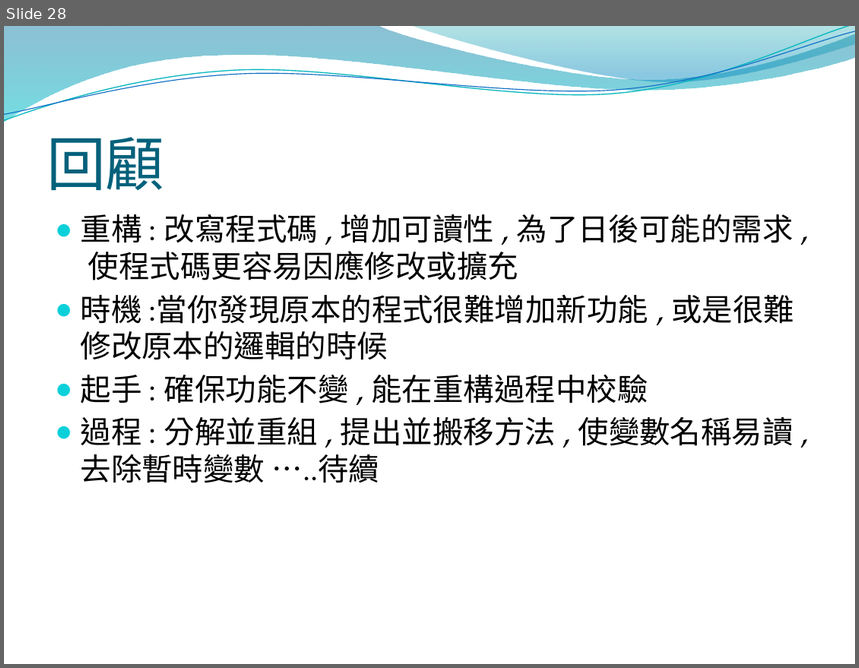
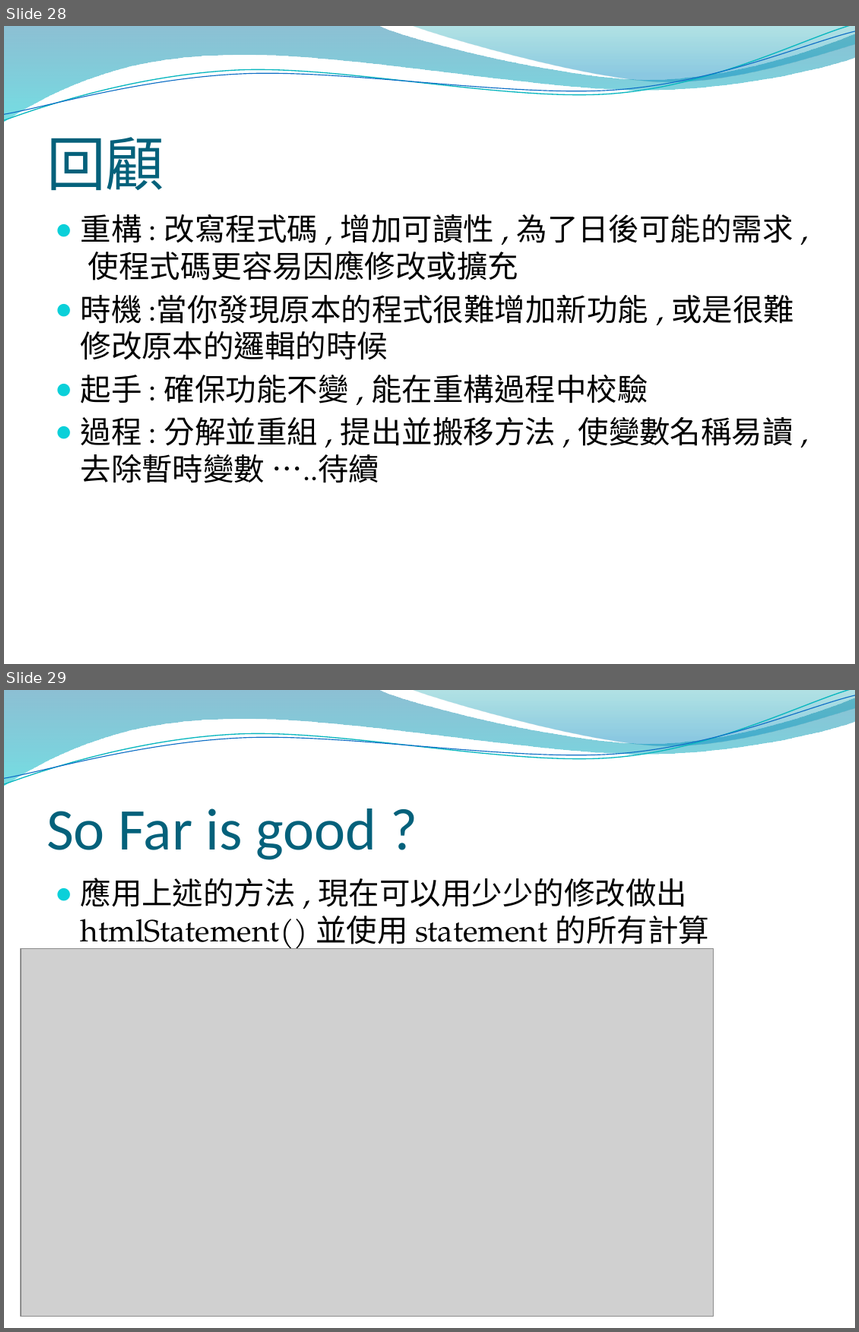
Before and after one commit to DavidLai0927/Assignment, a slide deck: Refactoring/Refactoring 0~1.3.pptx. Shown one above the other, each under a label of ours: slide 28 before the commit, slides 28 and 29 after it. The pictures are 859x668 and 859x1332 pixels, drawn with LibreOffice and Linux fonts; fonts in the diff are those of the drawing; grey boxes stand for pictures; background and template pictures are left out. Boxes give left, top, right and bottom in pixels: in the first picture for what was removed or moved away, otherwise in the second. Text is boxed around its words. In the diff, an @@ line names an element or a change of style, - is before the commit and + after.

```diff
--- a/Refactoring/Refactoring 0~1.3.pptx
+++ b/Refactoring/Refactoring 0~1.3.pptx
@@ slide 29 added at [4,690,855,1328], background picture (left out); not listed: 4 template elements that a slide beside it also shows @@
@@ title added at [47,809,377,860], 50 pt, text #04617B @@
+So Far is good ?
@@ text added at [81,878,709,953], 26 pt, text #000000 @@
+● 應用上述的方法 , 現在可以用少少的修改做出 htmlStatement() 並使用 statement 的所有計算
@@ picture added at [21,948,714,1316] @@
```
Also in this commit, not shown: 2 slides changed, 15 other slides added.
